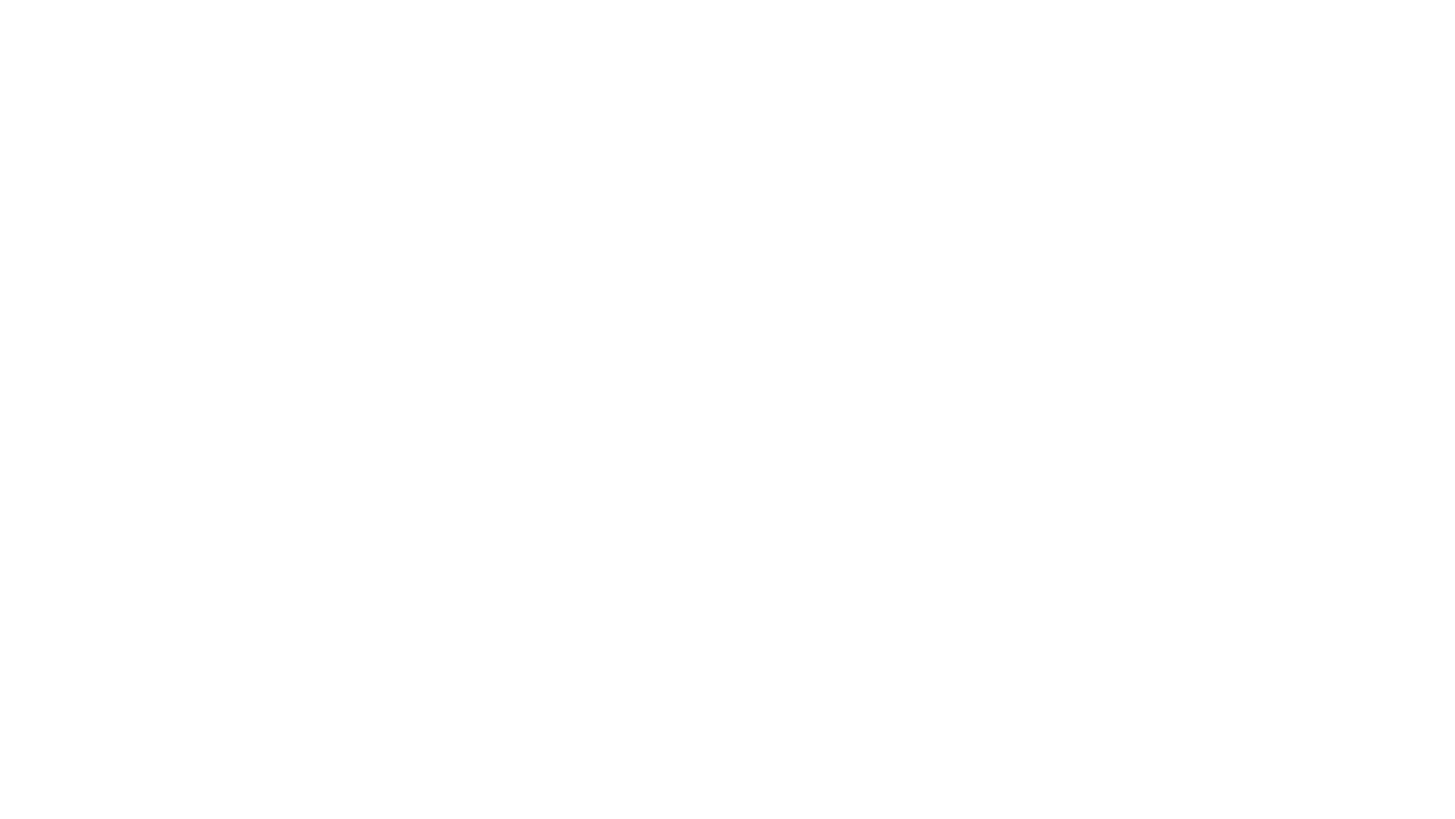
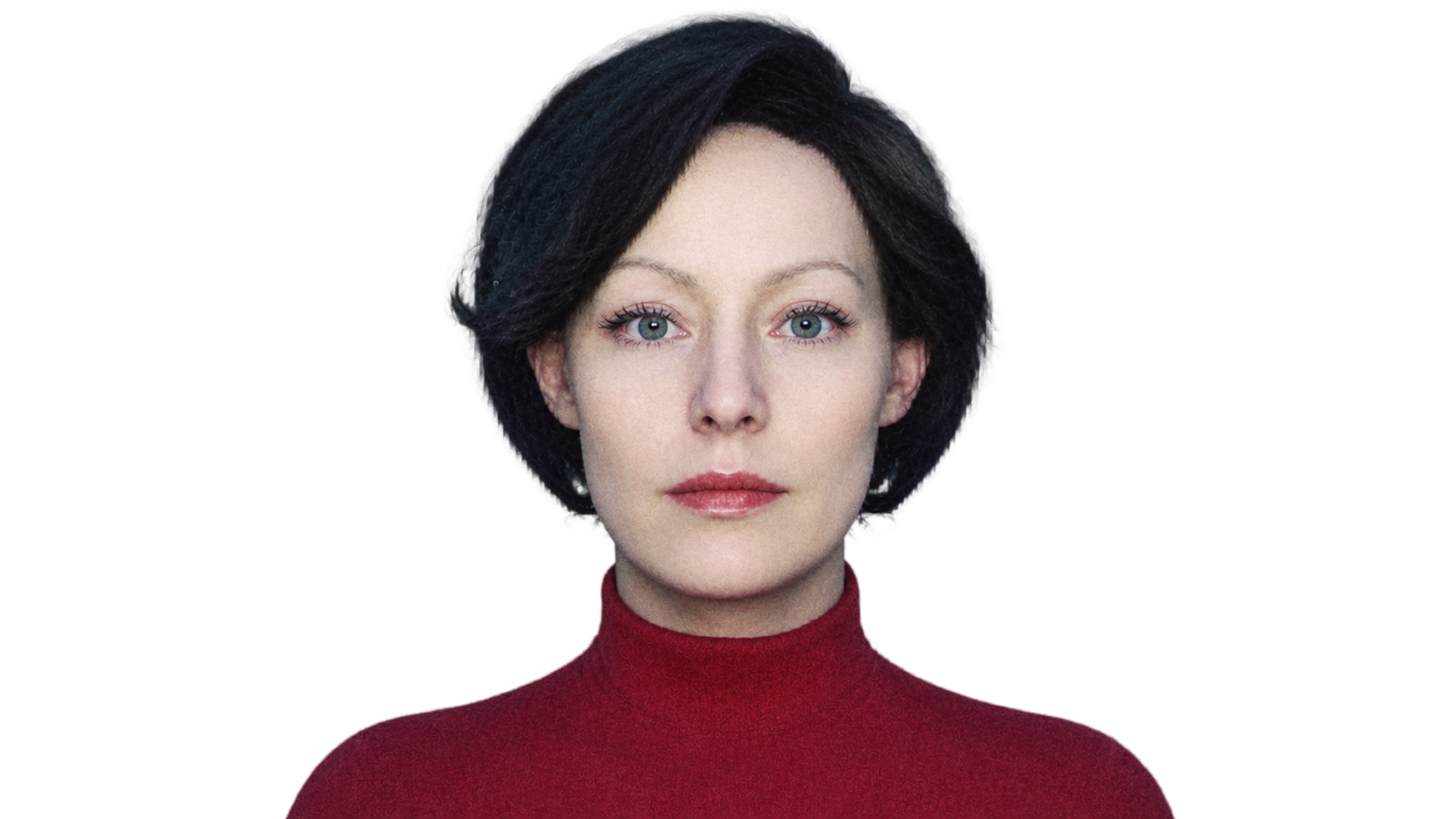
Layers edited between the first and the second (1455, 819) image:
showed "cassandraNormal.png" over box(282, 4, 1176, 819)
